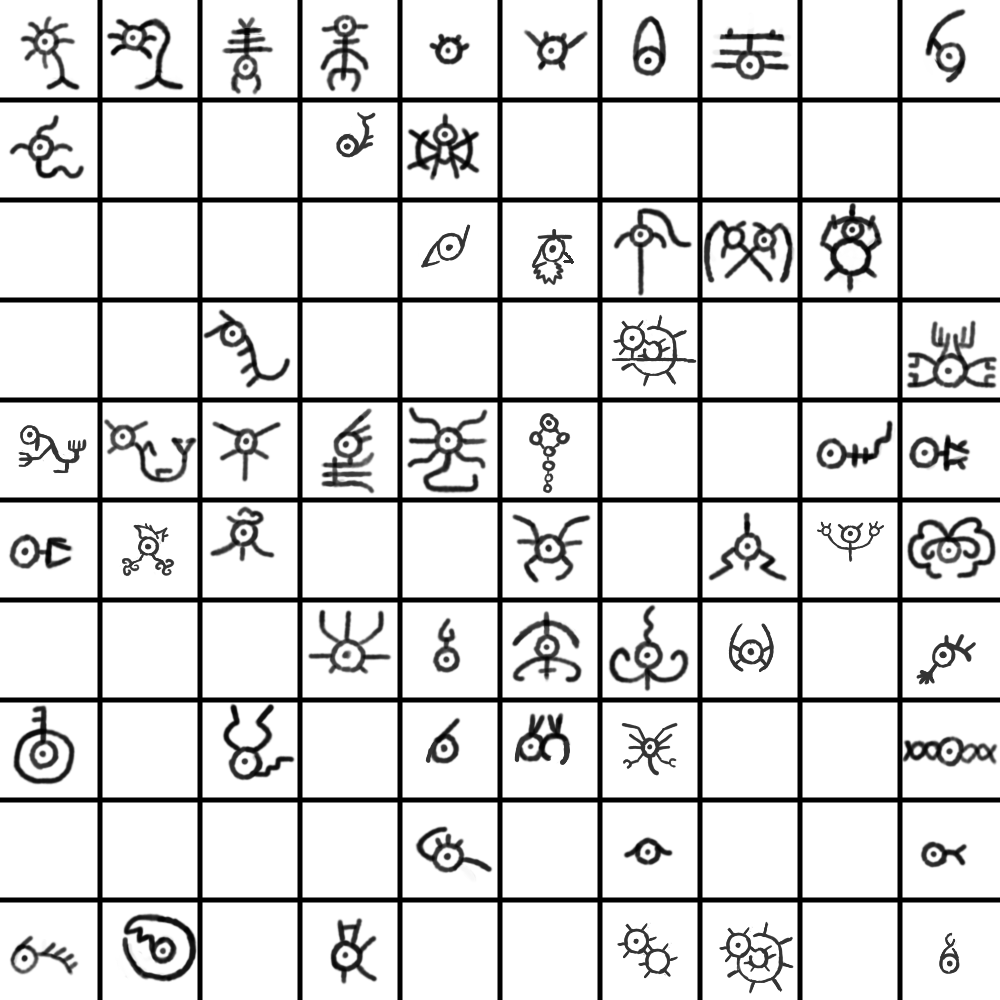
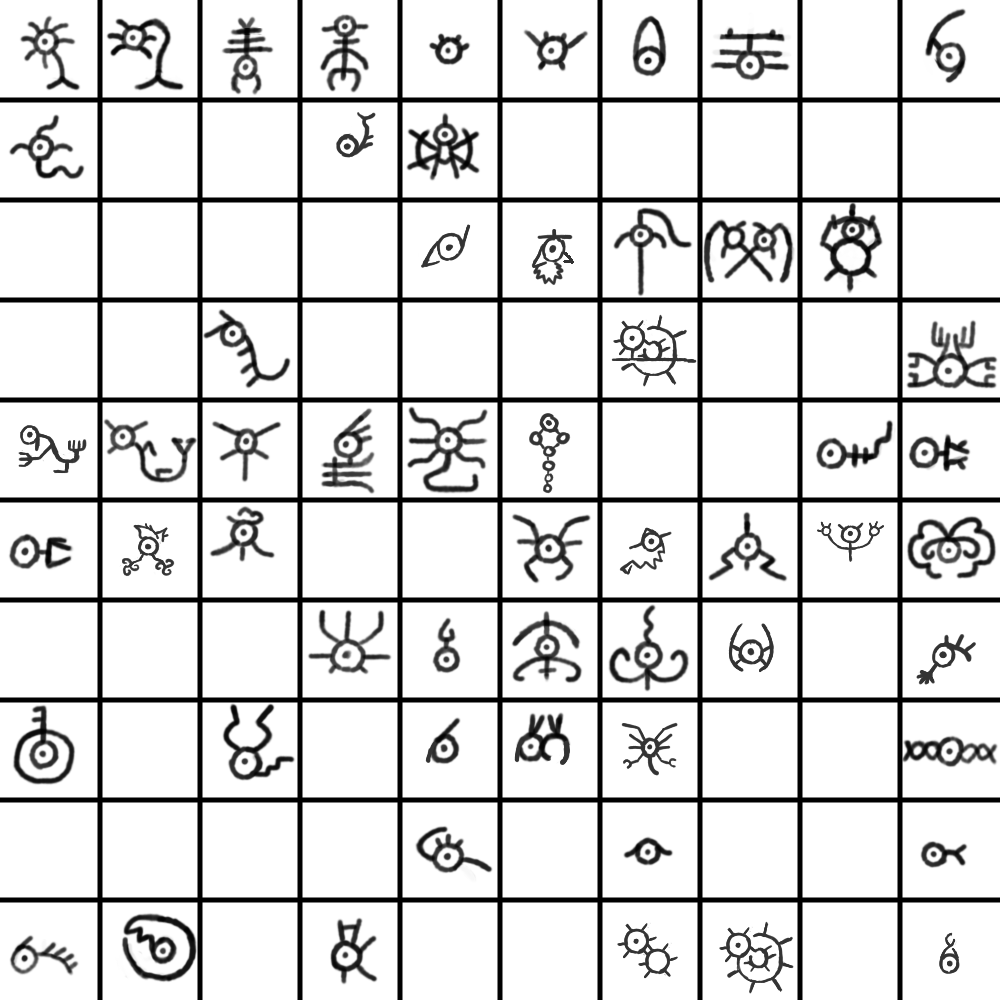
Layer changes from the first w=1000, h=1000 image to the second:
painted on "Paint Layer 1" over [619,527,672,575]
